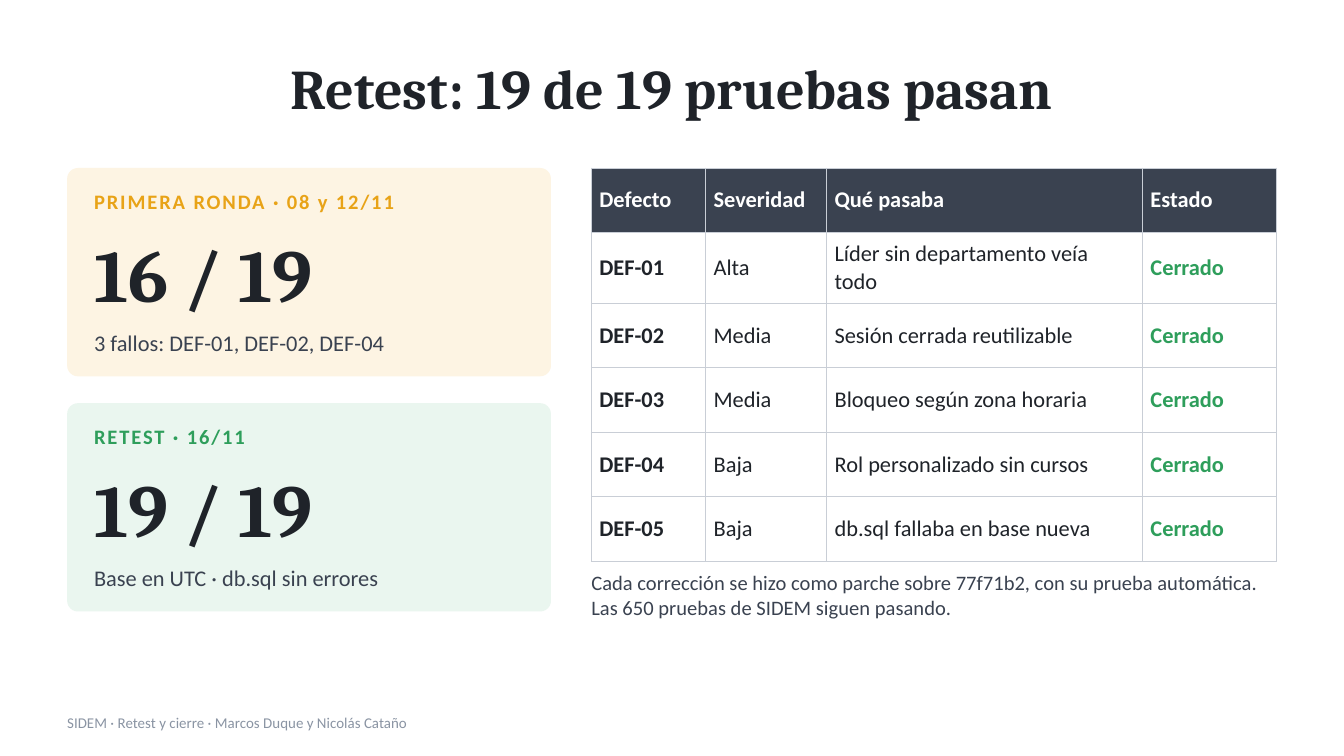
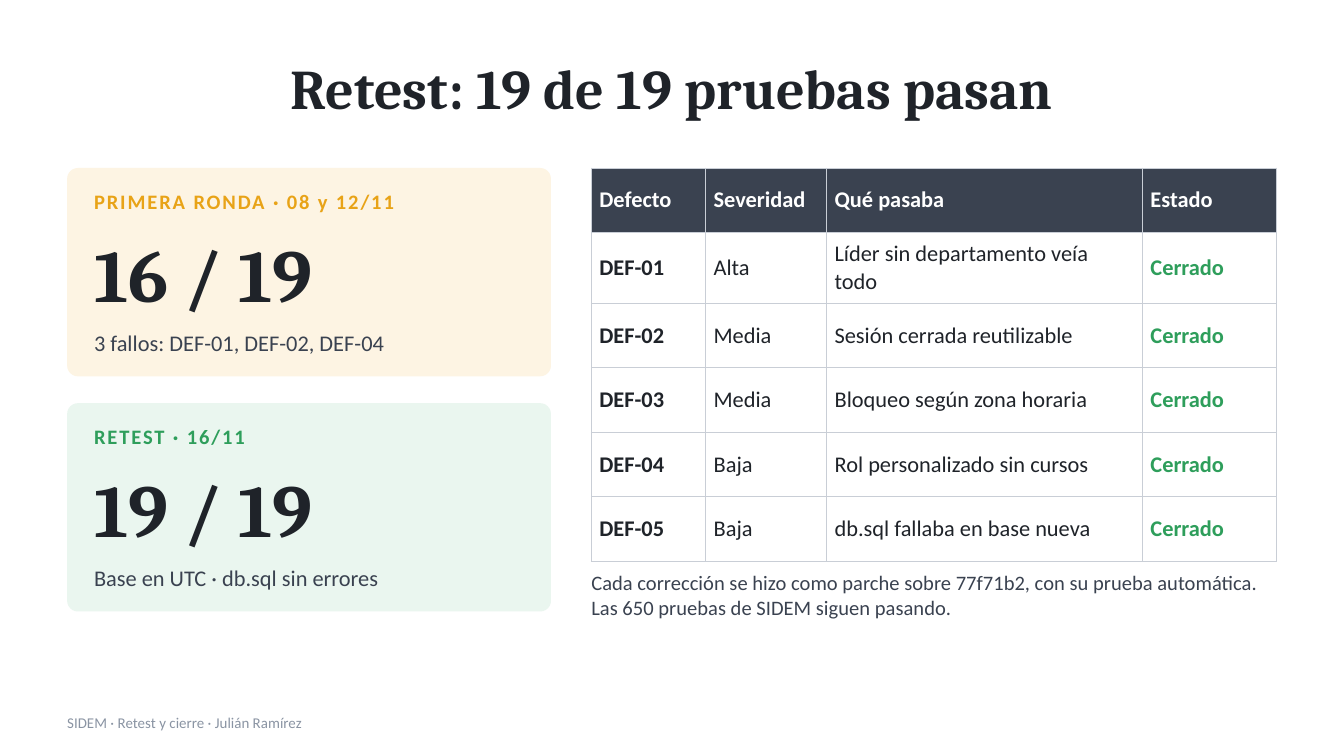
Before and after one commit to C4t-eyex/SIDEM-Plan-Pruebas, a slide deck: slide 17 of exposicion/Exposicion_SIDEM.pptx. Drawn at 1344x756 pixels with LibreOffice and Linux fonts; fonts in the diff are those of the drawing. Boxes give left, top, right and bottom in pixels: in the first picture for what was removed or moved away, otherwise in the second. Text is boxed around its words. In the diff, an @@ line names an element or a change of style, - is before the commit and + after.

```diff
--- a/exposicion/Exposicion_SIDEM.pptx
+++ b/exposicion/Exposicion_SIDEM.pptx
@@ text at box(67, 718, 302, 731): text changed @@
-SIDEM · Retest y cierre · Marcos Duque y Nicolás Cataño
+SIDEM · Retest y cierre · Julián Ramírez
```
Also in this commit, not shown: 3 other slides changed, 6 other files.
